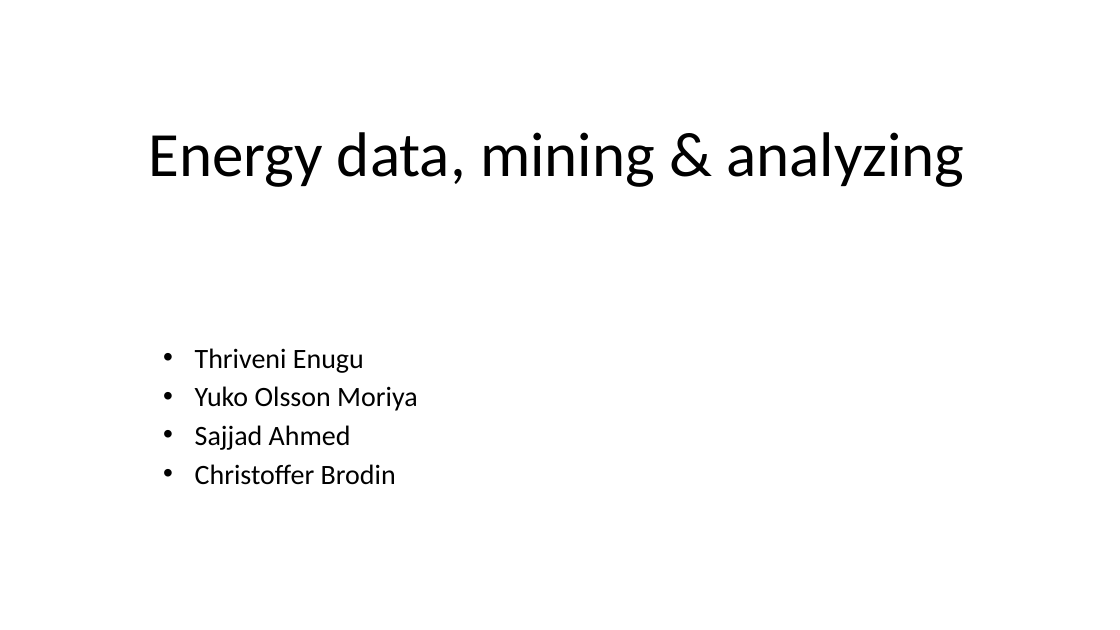
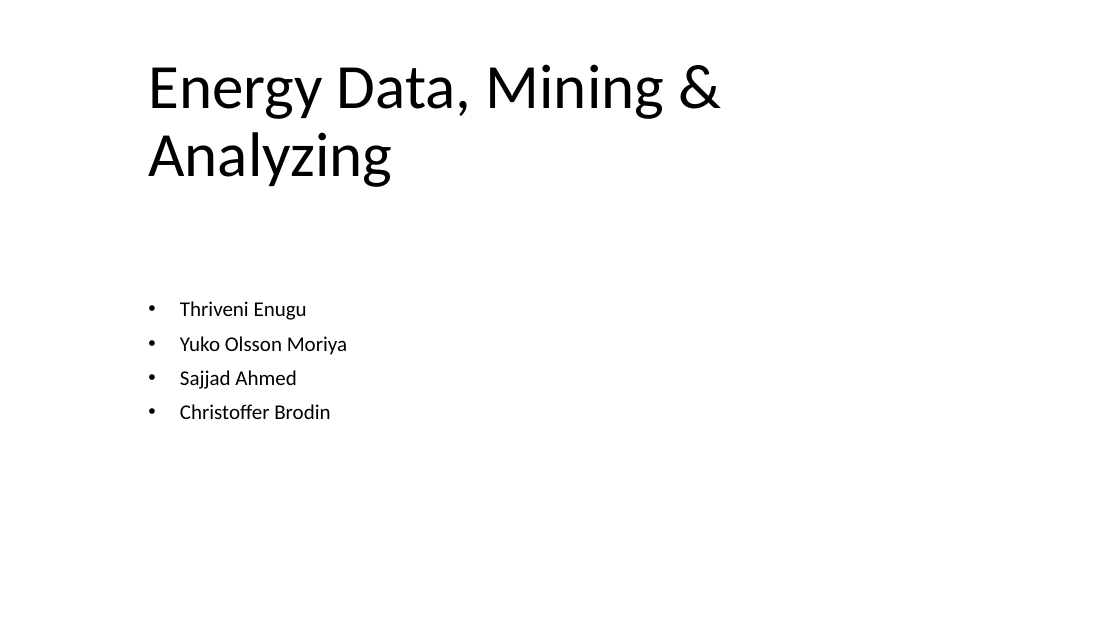
Before and after one commit to nscodechris/final_exam_aw_academy, a slide deck: slide 1 of Presentation1.pptx. Drawn at 1120x630 pixels with LibreOffice and Linux fonts; fonts in the diff are those of the drawing. Boxes give left, top, right and bottom in pixels: in the first picture for what was removed or moved away, otherwise in the second. Text is boxed around its words. In the diff, an @@ line names an element or a change of style, - is before the commit and + after.

```diff
--- a/Presentation1.pptx
+++ b/Presentation1.pptx
@@ title at (148, 64, 664, 187): text changed @@
-Energy data, mining & analyzing
+Energy Data, Mining & Analyzing
@@ subtitle "Thriveni Enugu": place and size @@
-subtitle "Thriveni Enugu" at (195, 348, 418, 485)
+subtitle "Thriveni Enugu" at (180, 301, 347, 419)
@@ subtitle "Thriveni Enugu" at (180, 301, 347, 419): size 24 to 18 pt; line spacing 0.8 to 0.9 @@
```
Also in this commit, not shown: 7 other slides changed.
